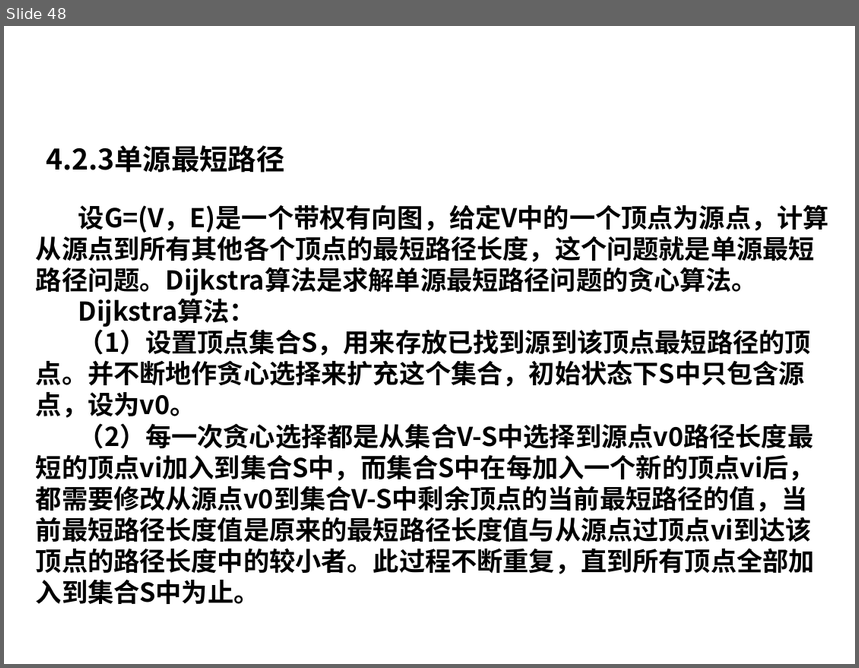
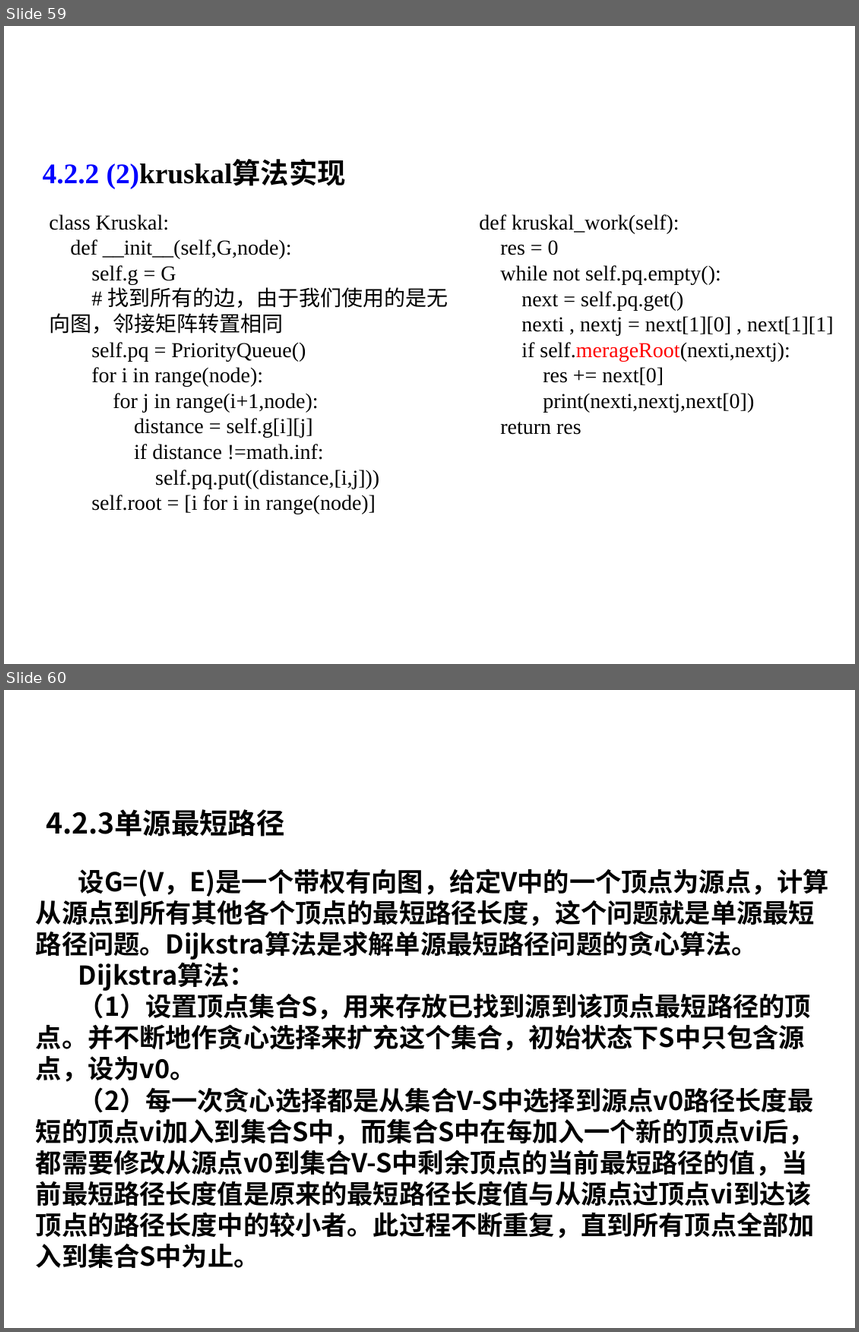
Before and after one commit to liutongling/DP, a slide deck: file/第4章 贪心法.pptx. Shown one above the other, each under a label of ours: slide 48 before the commit, slides 59 and 60 after it. The pictures are 859x668 and 859x1332 pixels, drawn with LibreOffice and Linux fonts; fonts in the diff are those of the drawing; background and template pictures are left out. Boxes give left, top, right and bottom in pixels: in the first picture for what was removed or moved away, otherwise in the second. Text is boxed around its words. In the diff, an @@ line names an element or a change of style, - is before the commit and + after.

```diff
--- a/file/第4章 贪心法.pptx
+++ b/file/第4章 贪心法.pptx
@@ slide 59 added at (x1=4, y1=26, x2=855, y2=664), background #FFFFFF @@
@@ text added at (x1=43, y1=161, x2=346, y2=189), 24 pt, text #000000, bold @@
+4.2.2 (2)kruskal算法实现
@@ text added at (x1=49, y1=214, x2=448, y2=515), 18 pt, text #000000 @@
+class Kruskal:
+def __init__(self,G,node):
+self.g = G
+# 找到所有的边，由于我们使用的是无向图，邻接矩阵转置相同
+self.pq = PriorityQueue()
+for i in range(node):
+for j in range(i+1,node):
+distance = self.g[i][j]
+if distance !=math.inf:
+self.pq.put((distance,[i,j]))
+self.root = [i for i in range(node)]
@@ text added at (x1=479, y1=214, x2=833, y2=435), 18 pt, text #000000 @@
+def kruskal_work(self):
+res = 0
+while not self.pq.empty():
+next = self.pq.get()
+nexti , nextj = next[1][0] , next[1][1]
+if self.merageRoot(nexti,nextj):
+res += next[0]
+print(nexti,nextj,next[0])
+return res
@@ what was slide 48 is now slide 60 @@
```
Also in this commit, not shown: 1 slide changed, 13 other slides added, 2 slides removed, 2 other files.
